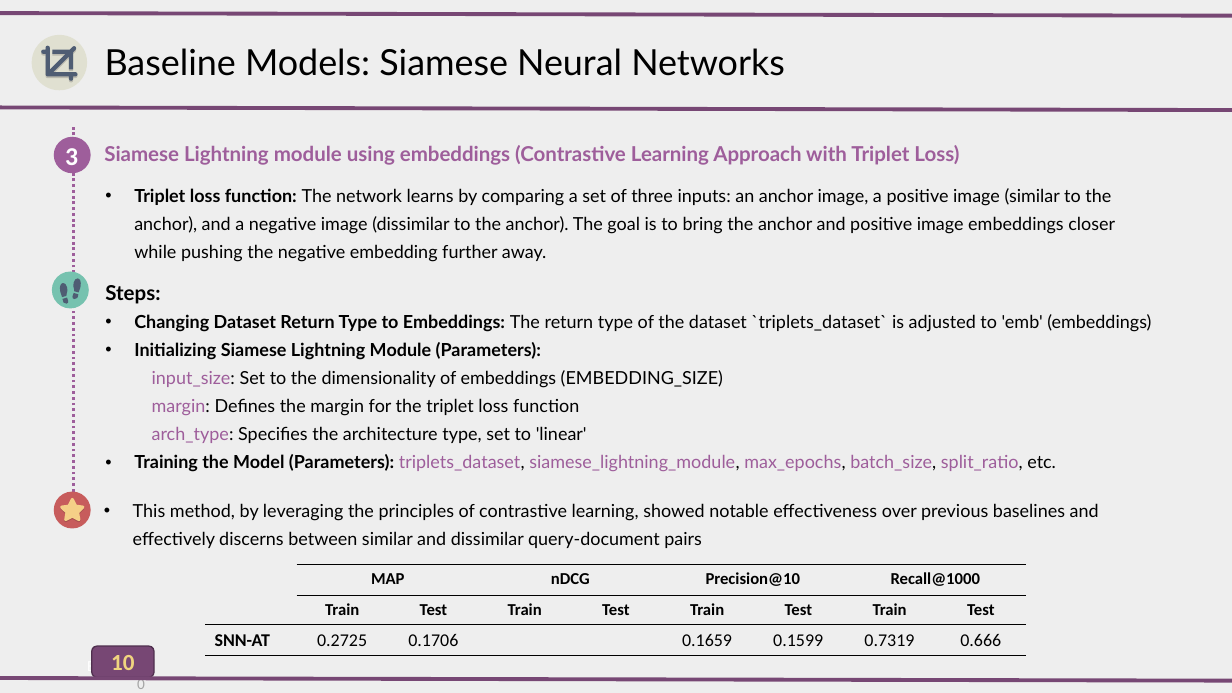
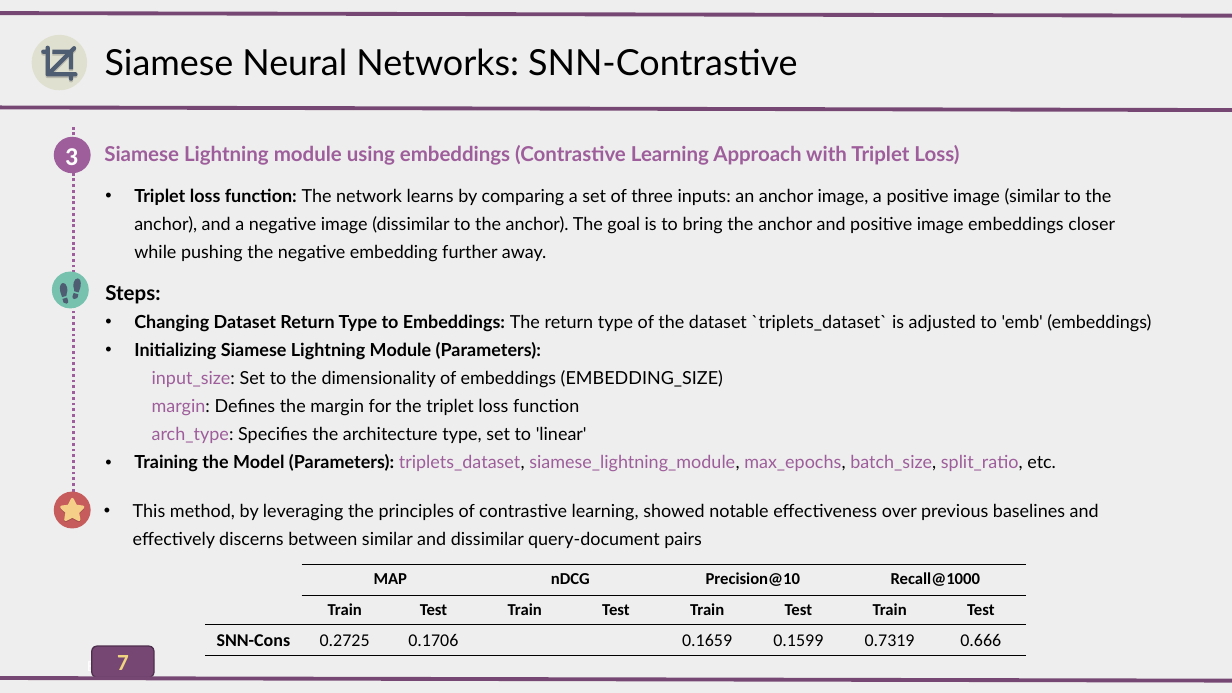
Before and after one commit to AlirezaAccelerates/IR_DSI_project, a slide deck: slide 7 of D/[P] Information Retrieval Project.pptx (slide 10 before the commit). Drawn at 1232x693 pixels with LibreOffice and Linux fonts; fonts in the diff are those of the drawing. Boxes give left, top, right and bottom in pixels: in the first picture for what was removed or moved away, otherwise in the second. Text is boxed around its words. In the diff, an @@ line names an element or a change of style, - is before the commit and + after.

```diff
--- a/D/[P] Information Retrieval Project.pptx
+++ b/D/[P] Information Retrieval Project.pptx
@@ text at box(105, 48, 797, 76): text changed @@
-Baseline Models: Siamese Neural Networks
+Siamese Neural Networks: SNN-Contrastive
@@ table at box(205, 565, 1028, 655) @@
-row 3, column 1: SNN-AT
+row 3, column 1: SNN-Cons
@@ page number removed at box(111, 655, 134, 670) @@
-10
@@ text in rounded rectangle at box(117, 655, 129, 670): text changed @@
-10
+7
```
Also in this commit, not shown: 9 other slides changed, 1 slide added, 7 slides removed, 1 other file.
